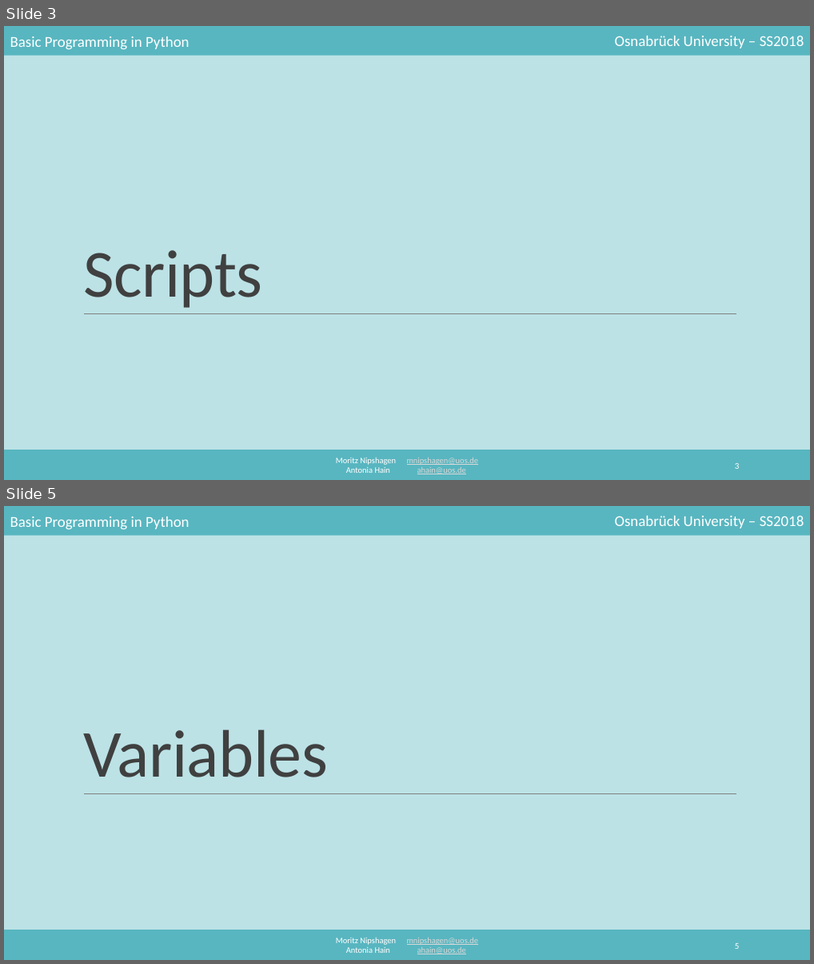
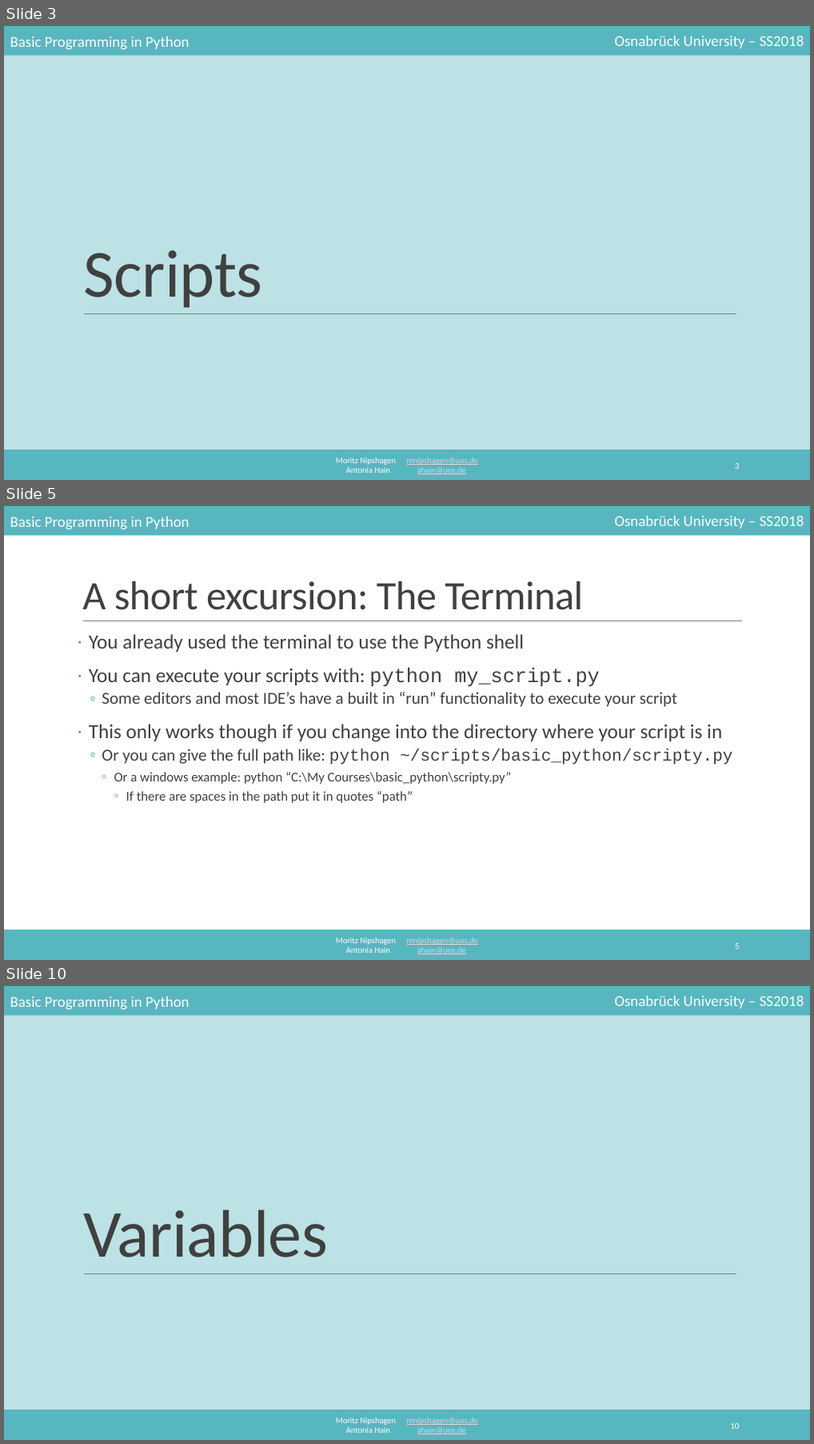
Before and after one commit to mnipshagen/monty, a slide deck: 2018/02/Syntax_and_variables.pptx. Shown one above the other, each under a label of ours: slides 3 and 5 before the commit, slides 3, 5 and 10 after it; the slides between them are not shown. The pictures are 814x964 and 814x1444 pixels, drawn with LibreOffice and Linux fonts; fonts in the diff are those of the drawing. Boxes give left, top, right and bottom in pixels: in the first picture for what was removed or moved away, otherwise in the second. Text is boxed around its words. In the diff, an @@ line names an element or a change of style, - is before the commit and + after.

Commit message:
added terminal section

```diff
--- a/2018/02/Syntax_and_variables.pptx
+++ b/2018/02/Syntax_and_variables.pptx
@@ slide 5 added at <box>4,506,810,960</box>, background #FFFFFF; not listed: 5 template elements that a slide beside it also shows @@
@@ title added at <box>82,581,583,610</box>, 48 pt, text #404040 @@
+A short excursion: The Terminal
@@ line added from (83, 621) to (742, 621), #808080 0.5 pt @@
@@ text added at <box>89,634,733,803</box>, 24 pt, text #404040 @@
+· You already used the terminal to use the Python shell
+· You can execute your scripts with: python my_script.py
+  ◦ Some editors and most IDE’s have a built in “run” functionality to execute your script
+· This only works though if you change into the directory where your script is in
+  ◦ Or you can give the full path like: python ~/scripts/basic_python/scripty.py
+    ◦ Or a windows example: python “C:\My Courses\basic_python\scripty.py”
+      ◦ If there are spaces in the path put it in quotes “path”
@@ page number added at <box>735,943,740,948</box>, 10.5 pt, text #FFFFFF @@
+5
@@ what was slide 5 is now slide 10 @@
@@ page number at <box>730,1423,739,1428</box>: text changed @@
-5
+10
```
Also in this commit, not shown: 1 slide changed, 4 other slides added.
